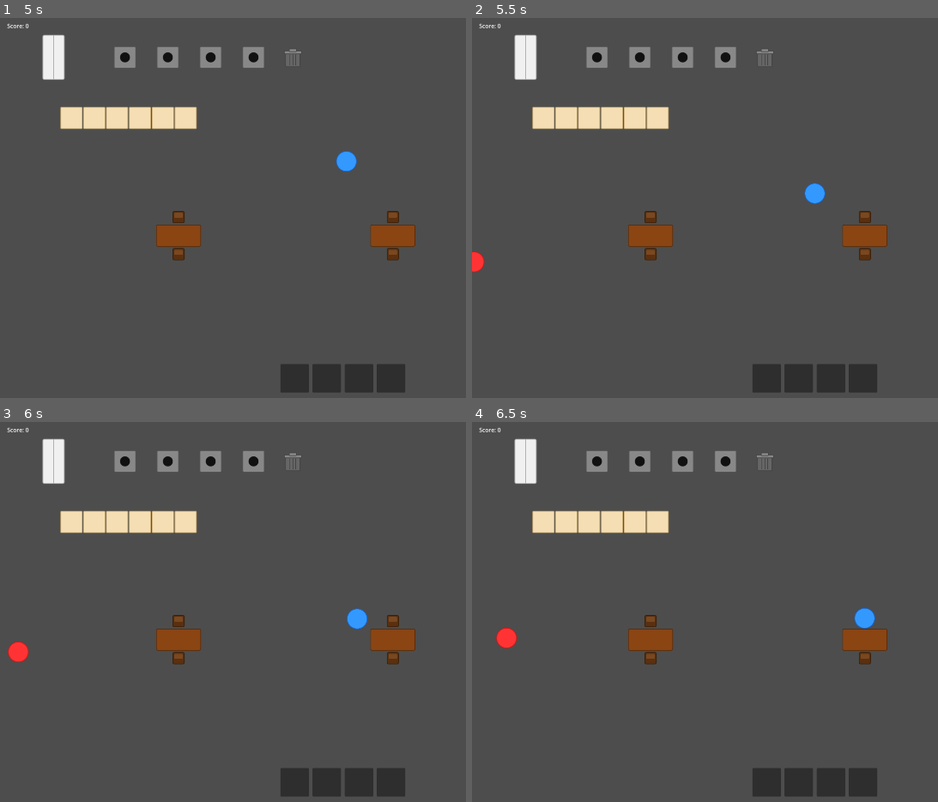
Above: before the commit, frames 1-4 (two rows, left to right).
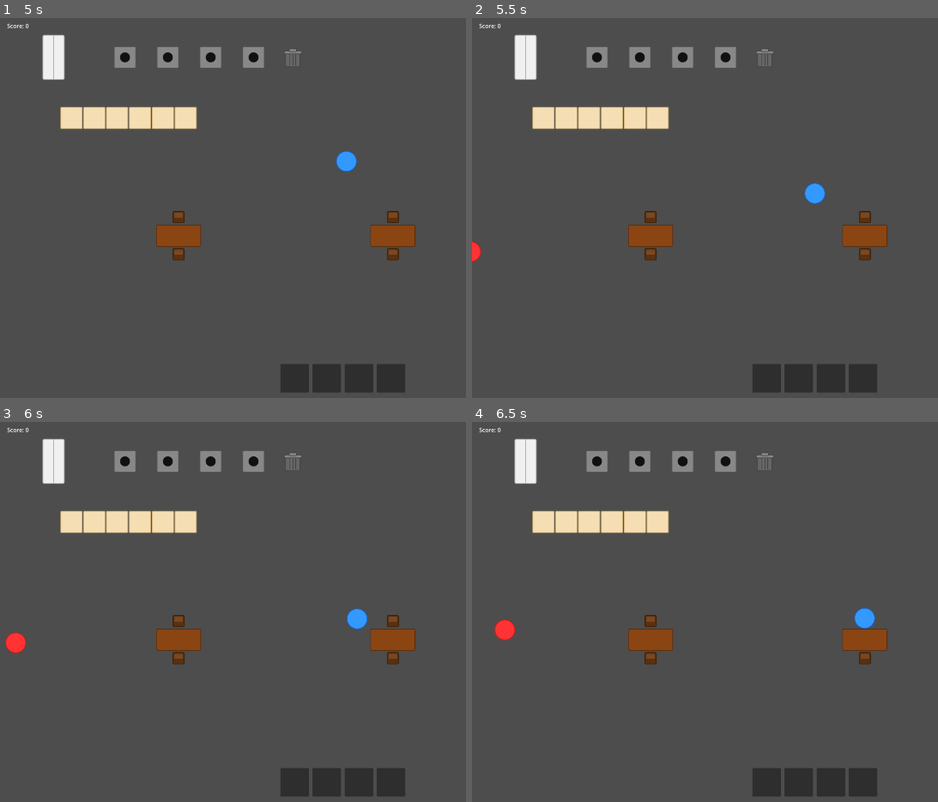
Above: after the commit, the same moments.

Repository: Grakvaloth/be-your-own-food
Game: Godot game, scene res://scenes/Main.tscn
Same seed, same stepped clock (60 frames per second), same inputs: the game is played once before the commit and once after it.
Inputs:
- Up to frame 1 (5 s): tap Enter at 0.5 s; hold D (move_right) 0.53-1.28 s; tap E (interact) every 0.75 s from 0.6 to 4.35 s; hold S (move_down) 1.28-2.03 s; tap Space at 2 s; hold D (move_right) 2.03-2.78 s; hold W (move_up) 2.78-3.53 s; hold A (move_left) from 3.53 s (still down)
- Up to frame 2 (5.5 s): release A (move_left) at 5.03 s; hold S (move_down) from 5.03 s (still down); tap E (interact) at 5.1 s
- Up to frame 3 (6 s): release S (move_down) at 5.78 s; hold D (move_right) from 5.78 s (still down); tap E (interact) at 5.85 s
- Up to frame 4 (6.5 s): keep holding D (move_right)

Frame 1 is identical in both runs. In frame 2, 0.1% of the frame differs, in the area x 0-3%, y 58-68%; in frame 3, 0.2%, in the area x 1-7%, y 55-64%; in frame 4, 0.2%.

Commit message:
Fix guest exit, smart E-hint, cook progress bar, food direction
Guest fixes:
- Guests now disappear on exit: LEAVING/ENTERING use direct movement,
  bypassing NavigationPolygon boundary issues
- NavRegion polygon extended to x=-200 for spawn area

E-hint:
- Added can_interact(player) to fridge, stove, guest, trash
- Hint only shows when interaction is actually possible
  (inventory not full, correct item present, guest in right state)

Cook progress bar:
- cook_bar.gd: custom Node2D using _draw() with dark background + color fill
- Bar added to each Stove, visible only while food is on stove
- Colors: orange (0-5s) → yellow (5-10s) → green (cooked) → dark (burnt)

Guest eating direction:
- Food sprite placed toward table based on seat position (top/bottom)
- SeatPoint_Top → food appears below guest (toward table)
- SeatPoint_Bottom → food appears above guest (toward table)

Co-Authored-By: Claude Sonnet 4.6 <noreply@anthropic.com>

Diff:
--- a/scenes/Main.tscn
+++ b/scenes/Main.tscn
@@ -13,7 +13,7 @@
 size = Vector2(64, 128)
 
 [sub_resource type="NavigationPolygon" id="NavigationPolygon_main1"]
-vertices = PackedVector2Array(0, 220, 1920, 220, 1920, 1060, 0, 1060)
+vertices = PackedVector2Array(-200, 220, 1920, 220, 1920, 1060, -200, 1060)
 polygons = [PackedInt32Array(0, 1, 2, 3)]
 
 [node name="Main" type="Node2D"]
--- a/scenes/Stove.tscn
+++ b/scenes/Stove.tscn
@@ -1,9 +1,10 @@
-[gd_scene load_steps=6 format=3]
+[gd_scene load_steps=7 format=3]
 
 [ext_resource type="Texture2D" path="res://assets/stove.svg" id="1_stove1"]
 [ext_resource type="Script" path="res://scripts/stove.gd" id="2_stove1"]
 [ext_resource type="Texture2D" path="res://assets/food_raw.svg" id="3_stove1"]
 [ext_resource type="Texture2D" path="res://assets/food_cooked.svg" id="4_stove1"]
+[ext_resource type="Script" path="res://scripts/cook_bar.gd" id="5_stove1"]
 
 [sub_resource type="RectangleShape2D" id="RectangleShape2D_stove1"]
 size = Vector2(64, 64)
@@ -22,3 +23,7 @@
 [node name="FoodSprite" type="Sprite2D" parent="."]
 visible = false
 scale = Vector2(0.8, 0.8)
+
+[node name="CookBar" type="Node2D" parent="."]
+script = ExtResource("5_stove1")
+visible = false
--- /dev/null
+++ b/scripts/cook_bar.gd
@@ -0,0 +1,21 @@
+extends Node2D
+
+var value := 0.0
+var max_value := 10.0
+var bar_color := Color.WHITE
+
+const W := 60.0
+const H := 7.0
+const OX := -30.0
+const OY := 30.0
+
+func _draw() -> void:
+	draw_rect(Rect2(OX, OY, W, H), Color(0.15, 0.15, 0.15))
+	var fill := W * clampf(value / max_value, 0.0, 1.0)
+	if fill > 0.0:
+		draw_rect(Rect2(OX, OY, fill, H), bar_color)
+
+func update_bar(v: float, color: Color) -> void:
+	value = v
+	bar_color = color
+	queue_redraw()
--- a/scripts/fridge.gd
+++ b/scripts/fridge.gd
@@ -1,4 +1,7 @@
 extends StaticBody2D
+
+func can_interact(player: CharacterBody2D) -> bool:
+	return not player.inventory_full()
 
 func on_player_interact(player: CharacterBody2D) -> void:
 	player.pick_up("food_raw")
--- a/scripts/guest.gd
+++ b/scripts/guest.gd
@@ -41,9 +41,12 @@
 		move_and_slide()
 		_on_reached()
 		return
-	_nav.target_position = pos
-	var next := _nav.get_next_path_position()
-	velocity = (next - global_position).normalized() * SPEED
+	if state in [State.ENTERING, State.LEAVING]:
+		velocity = (pos - global_position).normalized() * SPEED
+	else:
+		_nav.target_position = pos
+		var next := _nav.get_next_path_position()
+		velocity = (next - global_position).normalized() * SPEED
 	move_and_slide()
 
 func _on_reached() -> void:
@@ -57,6 +60,14 @@
 			get_parent().guest_served(self)
 			return
 
+func can_interact(player: CharacterBody2D) -> bool:
+	match state:
+		State.WAITING:
+			return assigned_seat != null
+		State.EATING:
+			return player.has_item(current_order)
+	return false
+
 func on_player_interact(player: CharacterBody2D) -> void:
 	match state:
 		State.WAITING:
@@ -67,6 +78,13 @@
 		State.EATING:
 			if player.has_item(current_order):
 				player.take_item(current_order)
+				_place_food_toward_table()
 				$FoodSprite.visible = true
 				_eat_timer = EAT_DURATION
 				state = State.DINING
+
+func _place_food_toward_table() -> void:
+	if assigned_seat != null and assigned_seat.position.y < 0:
+		$FoodSprite.position = Vector2(0, 32)
+	else:
+		$FoodSprite.position = Vector2(0, -32)
--- a/scripts/player.gd
+++ b/scripts/player.gd
@@ -40,6 +40,15 @@
 func has_item(item_name: String) -> bool:
 	return inventory.has(item_name)
 
+func has_any_item() -> bool:
+	for item in inventory:
+		if item != "":
+			return true
+	return false
+
+func inventory_full() -> bool:
+	return not ("" in inventory)
+
 func take_item(item_name: String) -> String:
 	for i in INVENTORY_SIZE:
 		if inventory[i] == item_name:
@@ -76,7 +85,7 @@
 func _update_hint() -> void:
 	var found := false
 	for body in $InteractArea.get_overlapping_bodies():
-		if body != self and body.has_method("on_player_interact"):
+		if body != self and body.has_method("can_interact") and body.can_interact(self):
 			found = true
 			break
 	$InteractHint.visible = found
--- a/scripts/stove.gd
+++ b/scripts/stove.gd
@@ -1,6 +1,7 @@
 extends StaticBody2D
 
 @onready var _food_sprite: Sprite2D = $FoodSprite
+@onready var _cook_bar: Node2D = $CookBar
 @onready var _raw_tex: Texture2D = preload("res://assets/food_raw.svg")
 @onready var _cooked_tex: Texture2D = preload("res://assets/food_cooked.svg")
 
@@ -23,6 +24,24 @@
 			_food_sprite.modulate = Color.WHITE
 	elif _cook_time >= 5.0:
 		_food_sprite.modulate = Color.YELLOW
+	_update_bar()
+
+func _update_bar() -> void:
+	if _item == "food_burnt":
+		_cook_bar.update_bar(10.0, Color(0.2, 0.2, 0.2))
+	elif _item == "food_cooked":
+		_cook_bar.update_bar(10.0, Color.GREEN)
+	elif _cook_time >= 5.0:
+		_cook_bar.update_bar(_cook_time, Color.YELLOW)
+	else:
+		_cook_bar.update_bar(_cook_time, Color(1.0, 0.6, 0.1))
+
+func can_interact(player: CharacterBody2D) -> bool:
+	if _item == "" and player.has_item("food_raw"):
+		return true
+	if _item in ["food_cooked", "food_burnt"] and not player.inventory_full():
+		return true
+	return false
 
 func on_player_interact(player: CharacterBody2D) -> void:
 	if _item == "" and player.has_item("food_raw"):
@@ -32,8 +51,11 @@
 		_food_sprite.texture = _raw_tex
 		_food_sprite.modulate = Color.WHITE
 		_food_sprite.visible = true
+		_cook_bar.visible = true
+		_update_bar()
 	elif _item in ["food_cooked", "food_burnt"]:
 		if player.pick_up(_item):
 			_item = ""
 			_cook_time = 0.0
 			_food_sprite.visible = false
+			_cook_bar.visible = false
--- a/scripts/trash.gd
+++ b/scripts/trash.gd
@@ -1,4 +1,7 @@
 extends StaticBody2D
+
+func can_interact(player: CharacterBody2D) -> bool:
+	return player.has_any_item()
 
 func on_player_interact(player: CharacterBody2D) -> void:
 	player.take_any_item()
Not shown, added: assets/trash.svg.import
Not shown, added: scripts/trash.gd.uid
